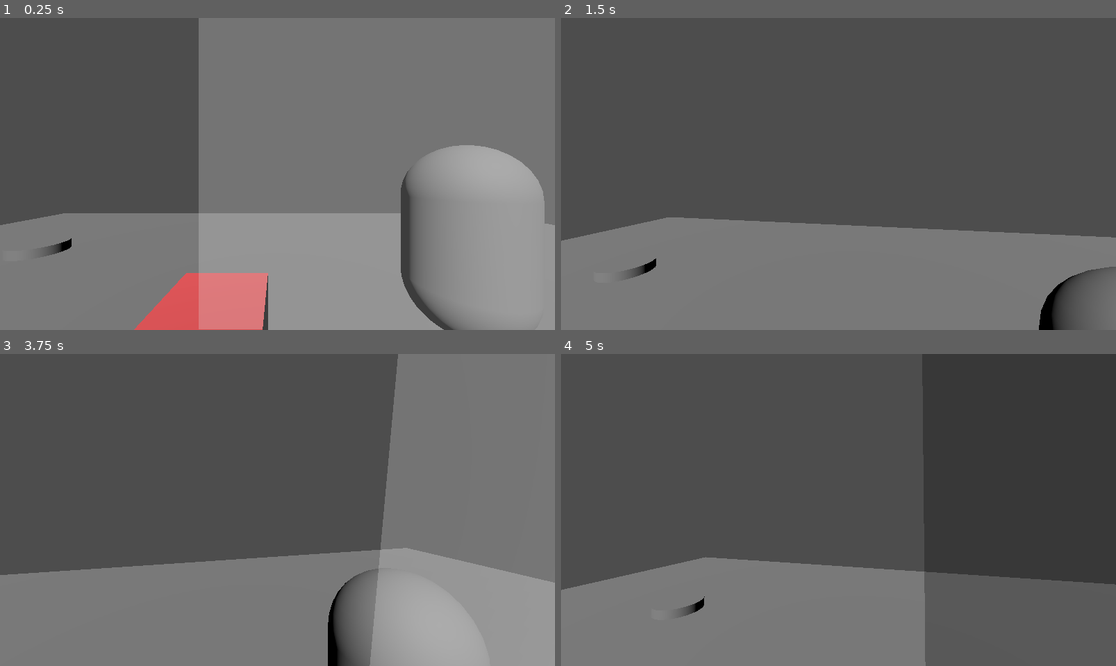
Above: before the commit, frames 1-4 (two rows, left to right).
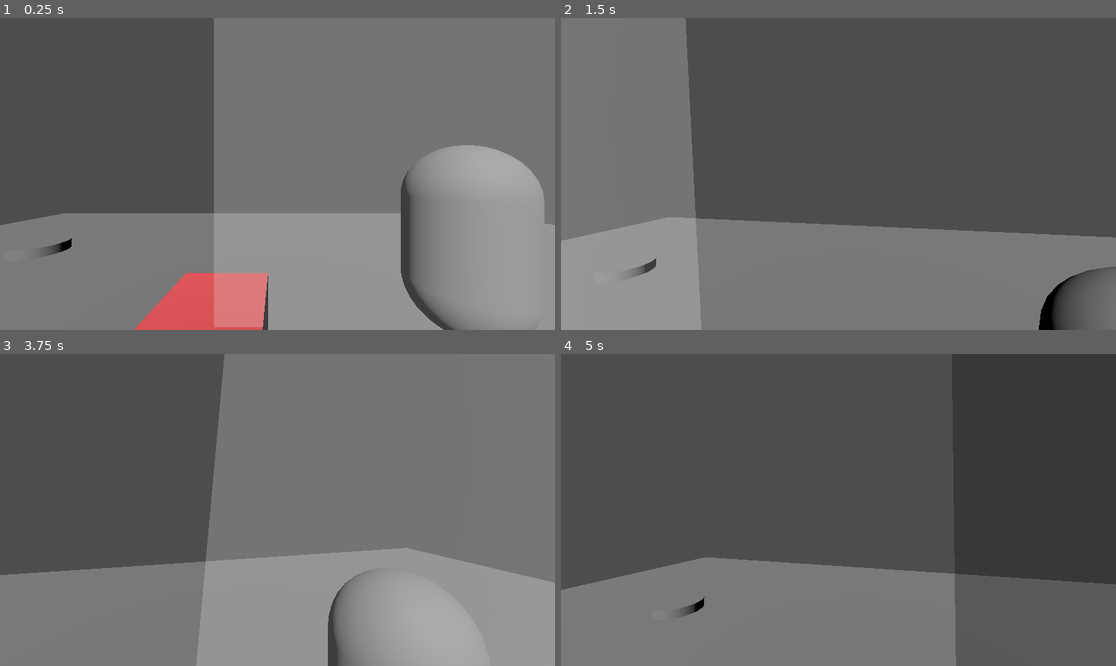
Above: after the commit, the same moments.

Repository: ThreeCoffees/HackYeah2025
Game: Godot game, scene res://test_scenes/leon_test_scene.tscn
Same seed, same stepped clock (60 frames per second), same inputs: the game is played once before the commit and once after it. This scene is started directly instead of the project's main scene.
Inputs (mouse positions are in pixels of both pictures, inside the frame that each line leads up to):
- Up to frame 1 (0.25 s): no input
- Up to frame 2 (1.5 s): move the mouse to (866, 174) at 0.52 s; hold W (move_forward) from 0.53 s (still down); click (866, 174) at 0.6 s; tap Space (jump) at 0.77 s; move the mouse to (810, 174) at 1.27 s; click (810, 174) at 1.35 s
- Up to frame 3 (3.75 s): keep holding W (move_forward); tap Space (jump) at 1.52, 3.02 s; move the mouse to (288, 503) at 2.02 s; click (288, 503) at 2.1 s; tap Enter at 2.75 s; move the mouse to (271, 516) at 2.77 s; click (271, 516) at 2.85 s; move the mouse to (316, 513) at 3.52 s; click (316, 513) at 3.6 s
- Up to frame 4 (5 s): keep holding W (move_forward); tap Space (jump) at 3.77, 4.25, 4.52 s; move the mouse to (794, 506) at 4.27 s; click (794, 506) at 4.35 s

The runs differ from the first frame. In frame 1, 2.8% of the frame differs, in the area x 35-48%, y 0-100%; in frame 2, 24%; in frame 3, 31%, in the area x 35-72%, y 0-100%; in frame 4, 1.6%.

Commit message:
lock input

Diff:
--- a/characters/playable_character.gd
+++ b/characters/playable_character.gd
@@ -4,12 +4,12 @@
 @onready var camera_offset = $CameraOffset;
 
 func is_player():
-	return is_instance_valid(get_node_or_null("PlayerCamera"));
+	var camera = get_node_or_null("PlayerCamera");
+	return is_instance_valid(camera) and not camera.input_locked;
 
 func _on_pick_input():
 	set_as_player();
 
 func set_as_player():
 	var player_camera = PlayerCamera.instance;
-	player_camera.reparent(self, false);
-	player_camera.position = camera_offset.position;
+	player_camera.transfer_camera(self);
--- a/player/player_camera.gd
+++ b/player/player_camera.gd
@@ -7,18 +7,26 @@
 
 static var instance;
 
+var input_locked = false;
+
 func _ready():
 	Input.set_mouse_mode(Input.MOUSE_MODE_CAPTURED);
 	if is_instance_valid(instance):
 		print("only one player camera allowed");
 	instance = self;
 
-
 func _unhandled_input(event):
+	if input_locked:
+		return;
 	if event is InputEventMouseMotion and Input.mouse_mode == Input.MOUSE_MODE_CAPTURED:
 		get_parent().rotate_y(-event.relative.x * mouse_sensitivity);
 		rotate_x(-event.relative.y * mouse_sensitivity);
 		rotation.x = clampf(rotation.x, -deg_to_rad(70), deg_to_rad(70));
+
+func transfer_camera(new_parent: PlayableCharacter):
+	reparent(new_parent, false);
+	input_locked = true;
+	position = new_parent.camera_offset.position;
 
 
 func _process(_delta: float):
--- a/test_scenes/leon_test_scene.tscn
+++ b/test_scenes/leon_test_scene.tscn
@@ -90,6 +90,7 @@
 surface_material_override/0 = SubResource("StandardMaterial3D_nl7uf")
 
 [node name="MeshInstance3D5" type="MeshInstance3D" parent="transparentwall"]
+transform = Transform3D(1, 0, 0, 0, 1, 0, 0, 0, 1, 0.11532402, -0.021795273, -0.037878036)
 mesh = SubResource("BoxMesh_txxle")
 skeleton = NodePath("../..")
 surface_material_override/0 = SubResource("StandardMaterial3D_txxle")
